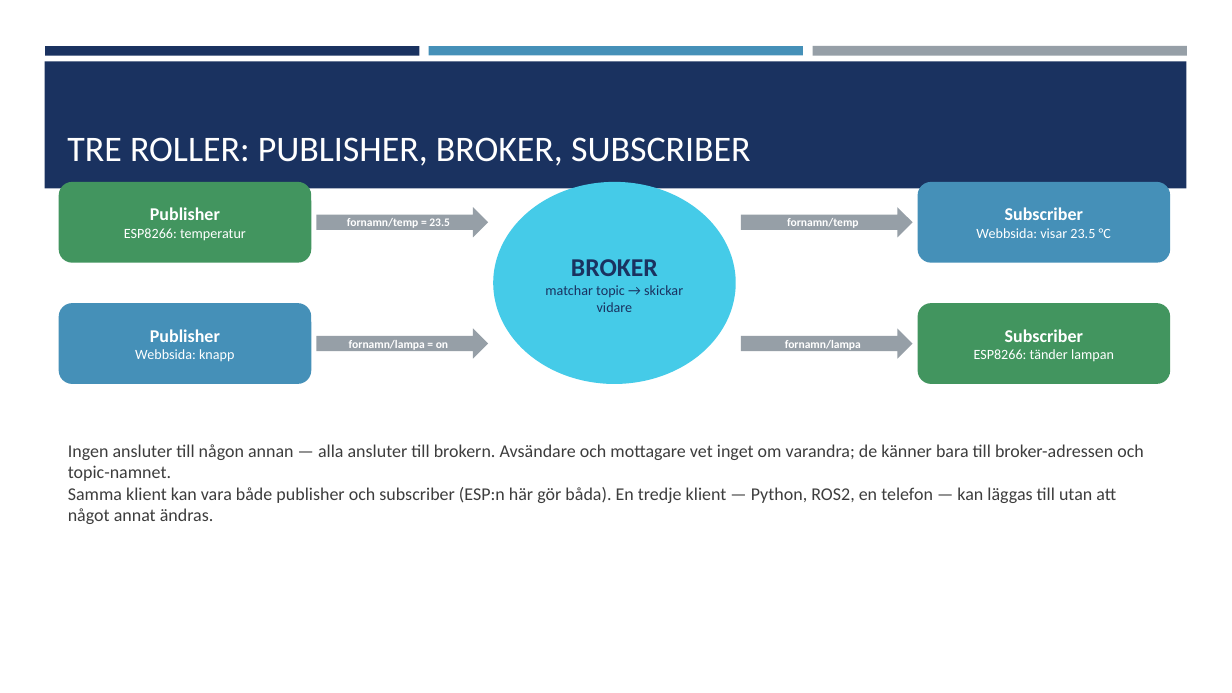
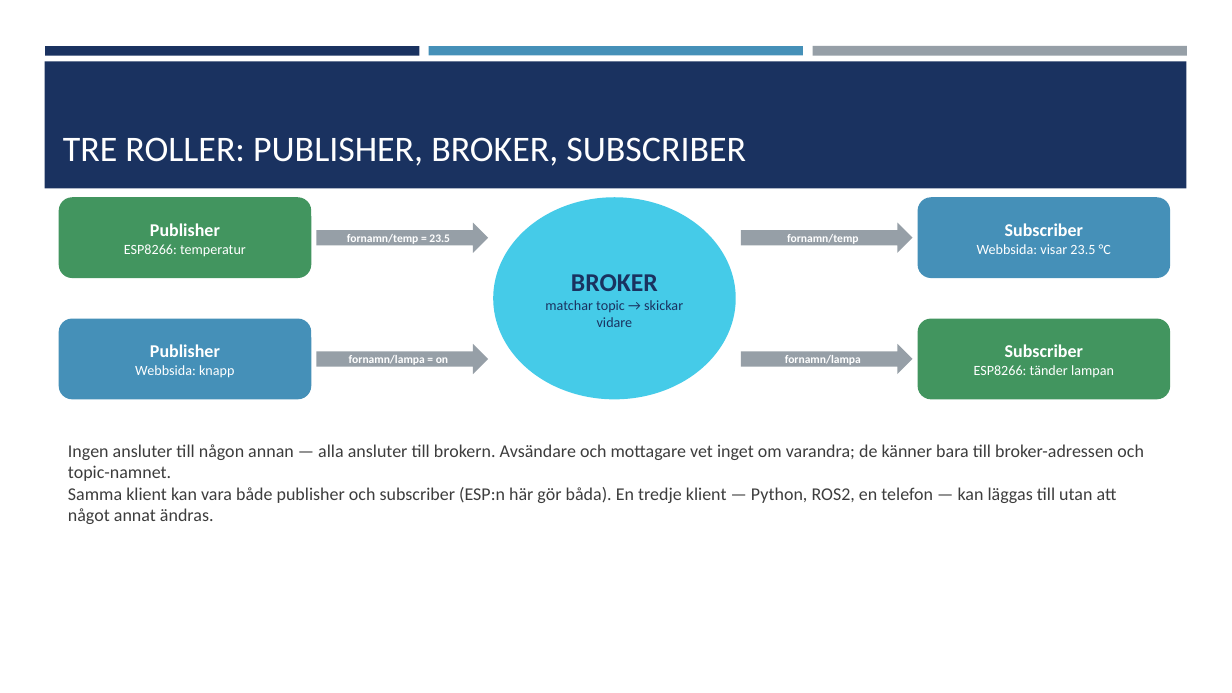
Before and after one commit to abbindustrigymnasium/driverbot-abbjetmus, a slide deck: slide 3 of MQTT-introduktion.pptx. Drawn at 1232x693 pixels with LibreOffice and Linux fonts; fonts in the diff are those of the drawing. Boxes give left, top, right and bottom in pixels: in the first picture for what was removed or moved away, otherwise in the second. Text is boxed around its words. In the diff, an @@ line names an element or a change of style, - is before the commit and + after.

```diff
--- a/MQTT-introduktion.pptx
+++ b/MQTT-introduktion.pptx
@@ title "TRE ROLLER: PUBLISHER, BROKER, SUBSCRIBER": place and size @@
-title "TRE ROLLER: PUBLISHER, BROKER, SUBSCRIBER" at box(67, 137, 751, 166)
+title "TRE ROLLER: PUBLISHER, BROKER, SUBSCRIBER" at box(63, 137, 746, 166)
@@ rounded rectangle added at box(59, 198, 311, 278), fill #42955F @@
@@ ellipse added at box(494, 198, 736, 400), fill #45CBE8 @@
@@ rounded rectangle added at box(918, 198, 1170, 278), fill #4590B8 @@
@@ text "Publisher": place and size @@
-text "Publisher" at box(59, 182, 311, 262)
+text "Publisher" at box(124, 223, 246, 257)
@@ text "Publisher" at box(124, 223, 246, 257): fill #42955F to none @@
@@ right arrow added at box(316, 223, 488, 253), fill #969FA7 @@
@@ text "fornamn/temp = 23.5": place and size @@
-text "fornamn/temp = 23.5" at box(316, 207, 488, 238)
+text "fornamn/temp = 23.5" at box(347, 234, 450, 244)
@@ right arrow added at box(741, 223, 913, 253), fill #969FA7 @@
@@ text "fornamn/temp": place and size @@
-text "fornamn/temp" at box(741, 207, 913, 238)
+text "fornamn/temp" at box(787, 234, 859, 244)
@@ text "Subscriber": place and size @@
-text "Subscriber" at box(918, 182, 1170, 262)
+text "Subscriber" at box(977, 223, 1111, 254)
@@ text "Subscriber" at box(977, 223, 1111, 254): fill #4590B8 to none @@
@@ text "BROKER": place and size @@
-text "BROKER" at box(494, 182, 736, 384)
+text "BROKER" at box(545, 274, 683, 327)
@@ text "BROKER" at box(545, 274, 683, 327): fill #45CBE8 to none @@
@@ rounded rectangle added at box(59, 319, 311, 399), fill #4590B8 @@
@@ rounded rectangle added at box(918, 319, 1170, 399), fill #42955F @@
@@ text "Publisher" at box(135, 344, 234, 378): fill #4590B8 to none @@
@@ text "Publisher": place and size @@
-text "Publisher" at box(59, 303, 311, 384)
+text "Publisher" at box(135, 344, 234, 378)
@@ right arrow added at box(316, 344, 488, 374), fill #969FA7 @@
@@ fill #969FA7 to none in 4 elements at box(787, 234, 859, 244), box(785, 355, 861, 365), box(347, 234, 450, 244), box(349, 355, 448, 365) @@
@@ text "fornamn/lampa = on": place and size @@
-text "fornamn/lampa = on" at box(316, 328, 488, 359)
+text "fornamn/lampa = on" at box(349, 355, 448, 365)
@@ right arrow added at box(741, 344, 913, 374), fill #969FA7 @@
@@ text "fornamn/lampa": place and size @@
-text "fornamn/lampa" at box(741, 328, 913, 359)
+text "fornamn/lampa" at box(785, 355, 861, 365)
@@ text "Subscriber" at box(974, 344, 1114, 377): fill #42955F to none @@
@@ text "Subscriber": place and size @@
-text "Subscriber" at box(918, 303, 1170, 384)
+text "Subscriber" at box(974, 344, 1114, 377)
```
Also in this commit, not shown: 14 other slides changed, 2 slides removed.
